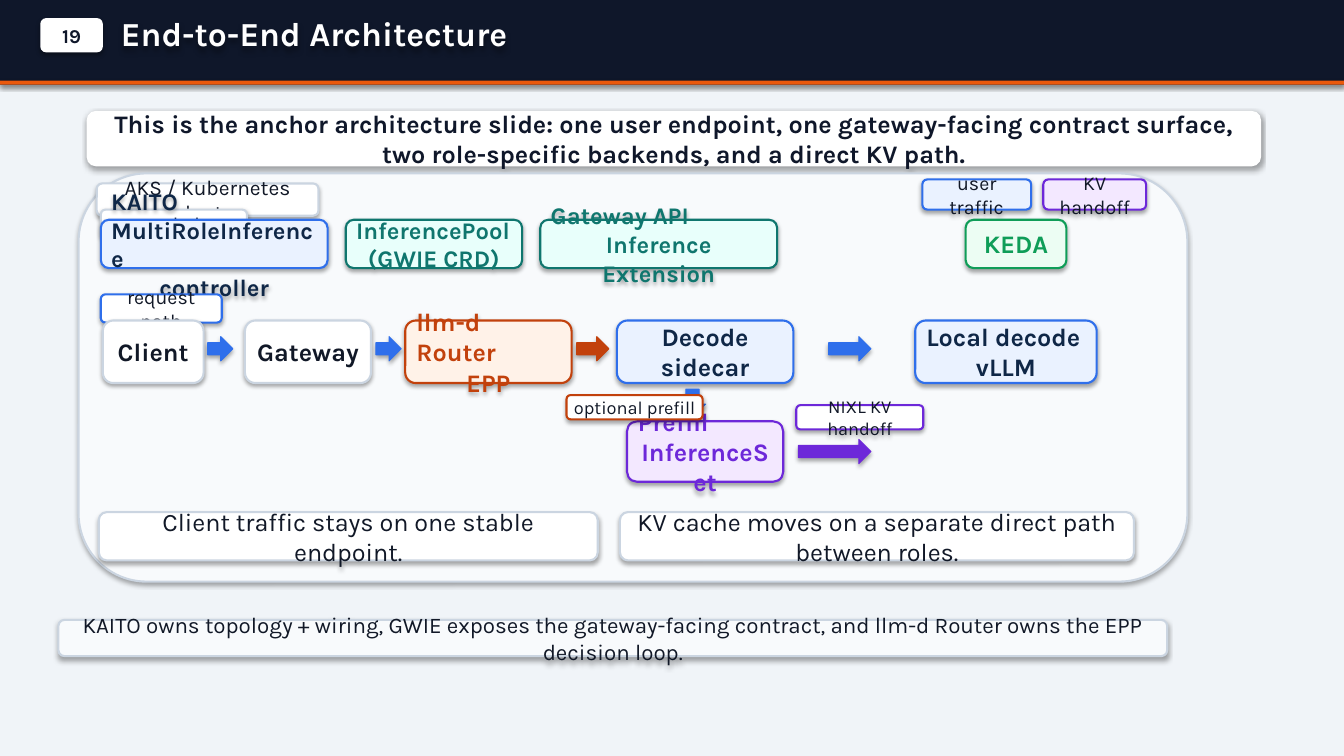
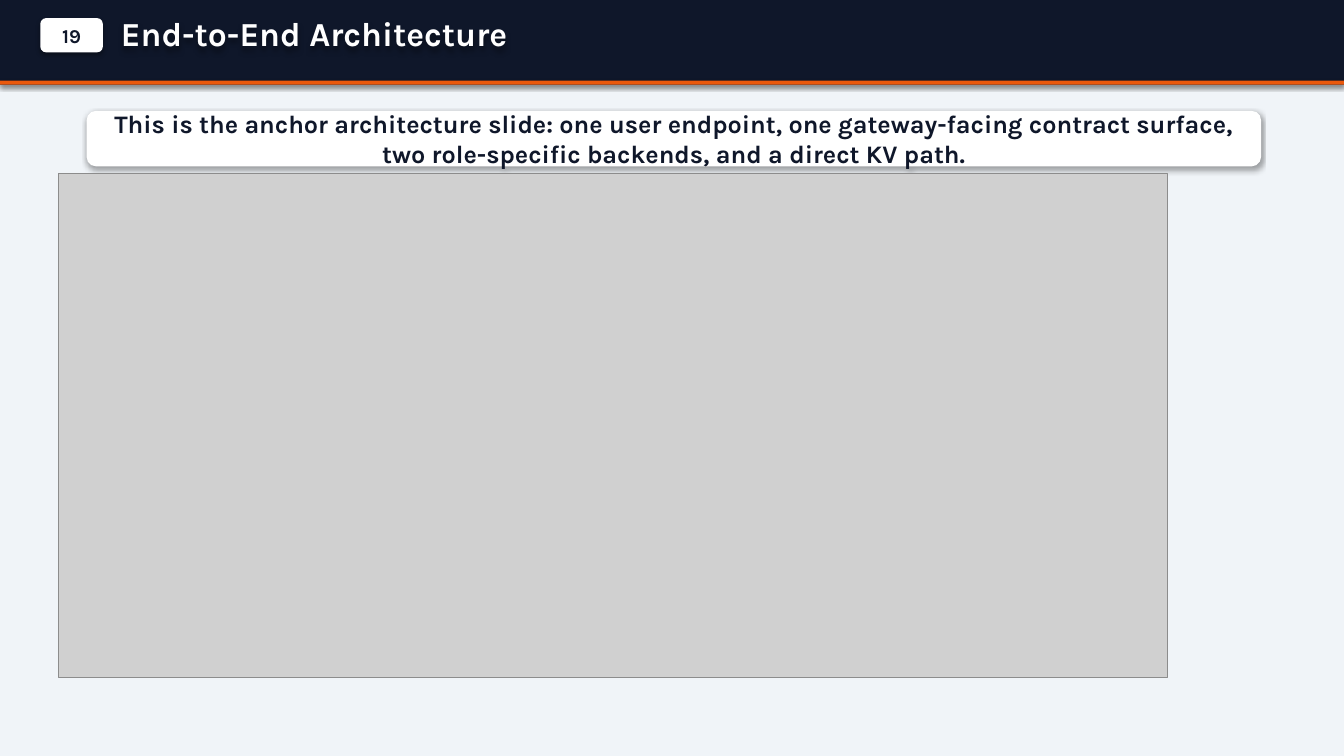
Before and after one commit to andyzhangx/demo, a slide deck: slide 4 of llm/kaito-llm-d-pd-slides.pptx. Drawn at 1344x756 pixels with LibreOffice and Linux fonts; fonts in the diff are those of the drawing; grey boxes stand for pictures. Boxes give left, top, right and bottom in pixels: in the first picture for what was removed or moved away, otherwise in the second. Text is boxed around its words. In the diff, an @@ line names an element or a change of style, - is before the commit and + after.

```diff
--- a/llm/kaito-llm-d-pd-slides.pptx
+++ b/llm/kaito-llm-d-pd-slides.pptx
@@ picture added at (x1=58, y1=173, x2=1168, y2=678) @@
@@ rounded rectangle removed at (x1=79, y1=173, x2=1188, y2=582) @@
@@ rounded rectangle removed at (x1=923, y1=179, x2=1031, y2=210) @@
-user traffic
@@ rounded rectangle removed at (x1=1044, y1=179, x2=1146, y2=210) @@
-KV handoff
@@ rounded rectangle removed at (x1=97, y1=184, x2=319, y2=216) @@
-AKS / Kubernetes cluster
@@ rounded rectangle removed at (x1=101, y1=210, x2=247, y2=238) @@
-control plane
@@ rounded rectangle removed at (x1=101, y1=220, x2=328, y2=268) @@
-KAITO
-MultiRoleInference
-controller
@@ rounded rectangle removed at (x1=346, y1=220, x2=522, y2=268) @@
-InferencePool
-(GWIE CRD)
@@ rounded rectangle removed at (x1=540, y1=220, x2=777, y2=268) @@
-Gateway API
-Inference Extension
@@ rounded rectangle removed at (x1=966, y1=220, x2=1067, y2=268) @@
-KEDA
@@ rounded rectangle removed at (x1=101, y1=294, x2=222, y2=323) @@
-request path
@@ rounded rectangle removed at (x1=103, y1=321, x2=204, y2=383) @@
-Client
@@ rounded rectangle removed at (x1=245, y1=321, x2=371, y2=383) @@
-Gateway
@@ rounded rectangle removed at (x1=405, y1=321, x2=572, y2=383) @@
-llm-d Router
-EPP
@@ rounded rectangle removed at (x1=617, y1=321, x2=793, y2=383) @@
-Decode sidecar
@@ rounded rectangle removed at (x1=915, y1=321, x2=1097, y2=383) @@
-Local decode
-vLLM
@@ right arrow removed at (x1=208, y1=337, x2=233, y2=361) @@
@@ right arrow removed at (x1=376, y1=337, x2=401, y2=361) @@
@@ right arrow removed at (x1=577, y1=337, x2=609, y2=361) @@
@@ right arrow removed at (x1=829, y1=337, x2=871, y2=361) @@
@@ down arrow removed at (x1=680, y1=389, x2=706, y2=417) @@
@@ rounded rectangle removed at (x1=567, y1=395, x2=703, y2=419) @@
-optional prefill
@@ rounded rectangle removed at (x1=797, y1=405, x2=924, y2=430) @@
-NIXL KV handoff
@@ rounded rectangle removed at (x1=627, y1=421, x2=783, y2=482) @@
-Prefill
-InferenceSet
@@ right arrow removed at (x1=799, y1=440, x2=871, y2=464) @@
@@ rounded rectangle removed at (x1=99, y1=512, x2=598, y2=561) @@
-Client traffic stays on one stable endpoint.
@@ rounded rectangle removed at (x1=620, y1=512, x2=1134, y2=561) @@
-KV cache moves on a separate direct path between roles.
@@ rounded rectangle removed at (x1=58, y1=620, x2=1168, y2=656) @@
-KAITO owns topology + wiring, GWIE exposes the gateway-facing contract, and llm-d Router owns the EPP decision loop.
```
Also in this commit, not shown: 7 other slides changed, 10 other files.
